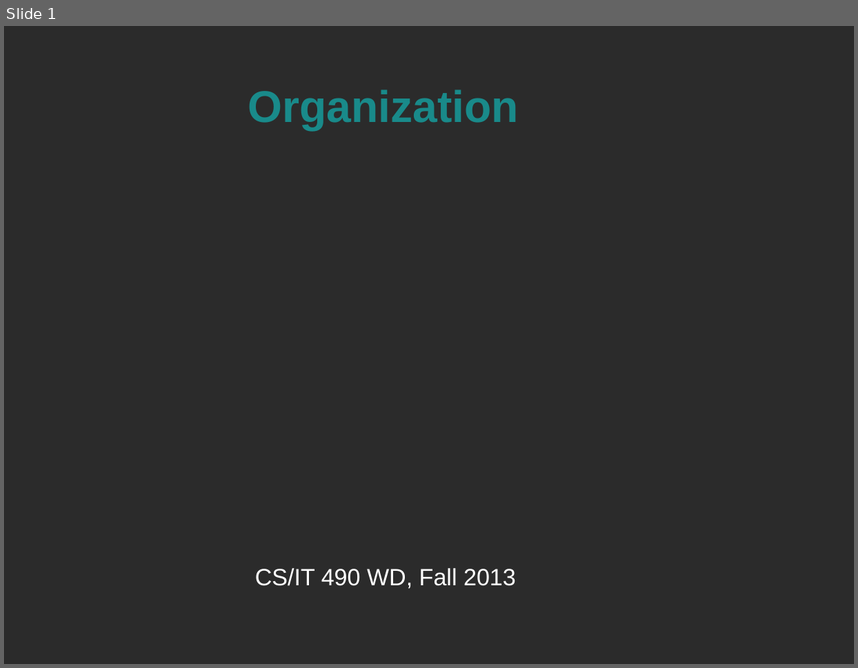
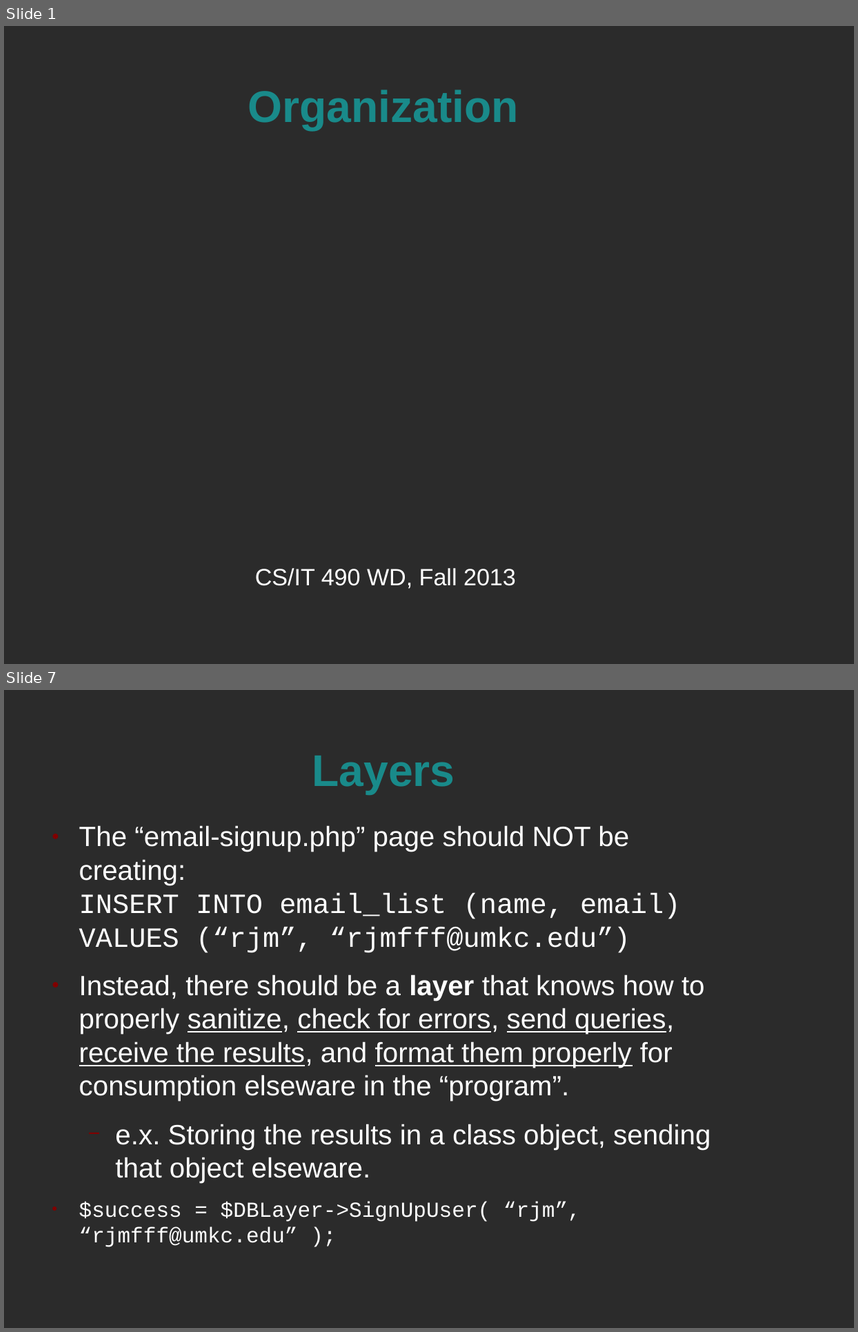
Before and after one commit to spellbindguy/Web-Development, a slide deck: Lectures/05 PHP/Organization.odp. Shown one above the other, each under a label of ours: slide 1 before the commit, slides 1 and 7 after it; the slides between them are not shown. The pictures are 858x668 and 858x1332 pixels, drawn with LibreOffice and Linux fonts; fonts in the diff are those of the drawing; background and template pictures are left out; a plain dark background stands for a picture behind light text. Boxes give left, top, right and bottom in pixels: in the first picture for what was removed or moved away, otherwise in the second. Text is boxed around its words. In the diff, an @@ line names an element or a change of style, - is before the commit and + after.

Commit message:
Layers and Frameworks, whee

```diff
--- a/Lectures/05 PHP/Organization.odp
+++ b/Lectures/05 PHP/Organization.odp
@@ slide 7 added at (4, 690, 854, 1328), background picture (left out) @@
@@ title added at (312, 756, 455, 794), 41.4 pt, text #198A8A, bold @@
+Layers
@@ text added at (79, 825, 711, 1247), 26 pt, text #FFFFFF @@
+● The “email-signup.php” page should NOT be creating:
+  INSERT INTO email_list (name, email) VALUES (“rjm”, “rjmfff@umkc.edu”)
+● Instead, there should be a layer that knows how to properly sanitize, check for errors, send queries, receive the results, and format them properly for consumption elseware in the “program”.
+  − e.x. Storing the results in a class object, sending that object elseware.
+● $success = $DBLayer->SignUpUser( “rjm”, “rjmfff@umkc.edu” );
```
Also in this commit, not shown: 22 other slides added, 2 slides removed, 1 other file.
